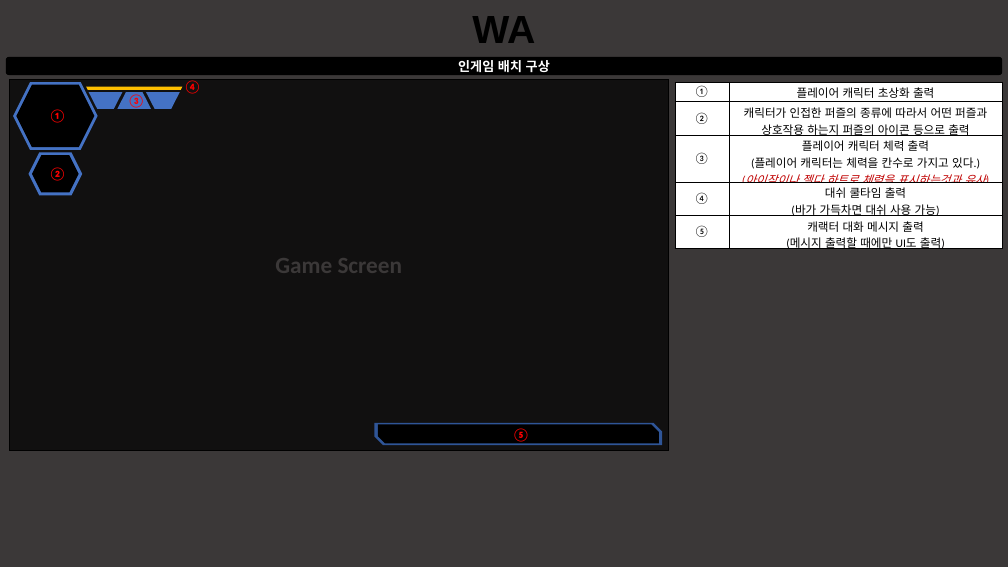
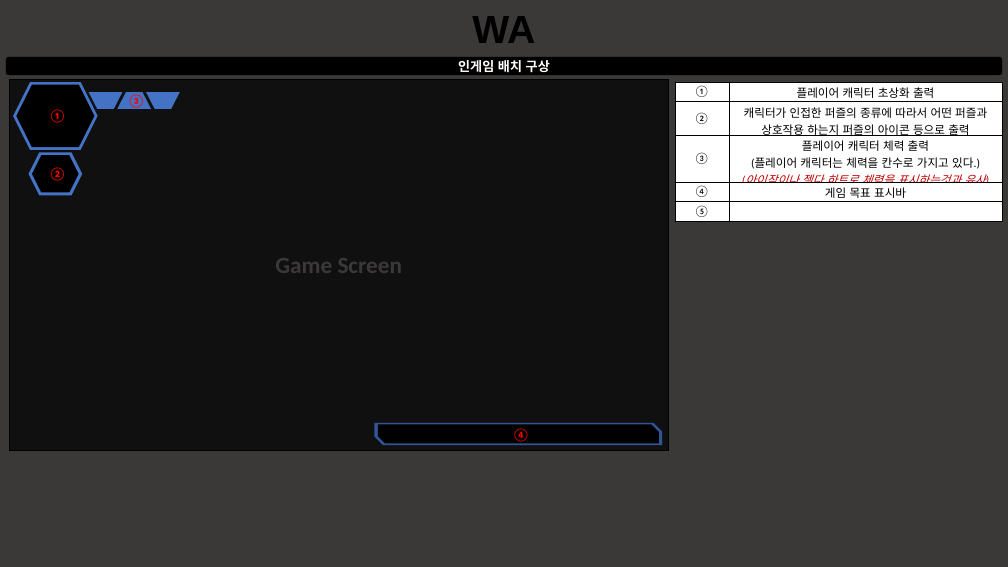
Before and after one commit to taeseongeom/WA, a slide deck: slide 4 of 기획서/문서/UI 기획.pptx. Drawn at 1008x567 pixels with LibreOffice and Linux fonts; fonts in the diff are those of the drawing. Boxes give left, top, right and bottom in pixels: in the first picture for what was removed or moved away, otherwise in the second. Text is boxed around its words. In the diff, an @@ line names an element or a change of style, - is before the commit and + after.

```diff
--- a/기획서/문서/UI 기획.pptx
+++ b/기획서/문서/UI 기획.pptx
@@ trapezoid removed at (x1=86, y1=86, x2=182, y2=90) @@
@@ table at (x1=675, y1=82, x2=1002, y2=221) @@
-row 4, column 2: 대쉬 쿨타임 출력 / (바가 가득차면 대쉬 사용 가능)
+row 4, column 2: 게임 목표 표시바
-row 5, column 2: 캐랙터 대화 메시지 출력 / (메시지 출력할 때에만 UI도 출력)
+row 5, column 2: 
@@ text "④" moved from (x1=184, y1=80, x2=201, y2=94) to (x1=512, y1=428, x2=529, y2=442) @@
```
Also in this commit, not shown: 3 other slides changed, 1 slide added, 1 slide removed, 5 other files.
